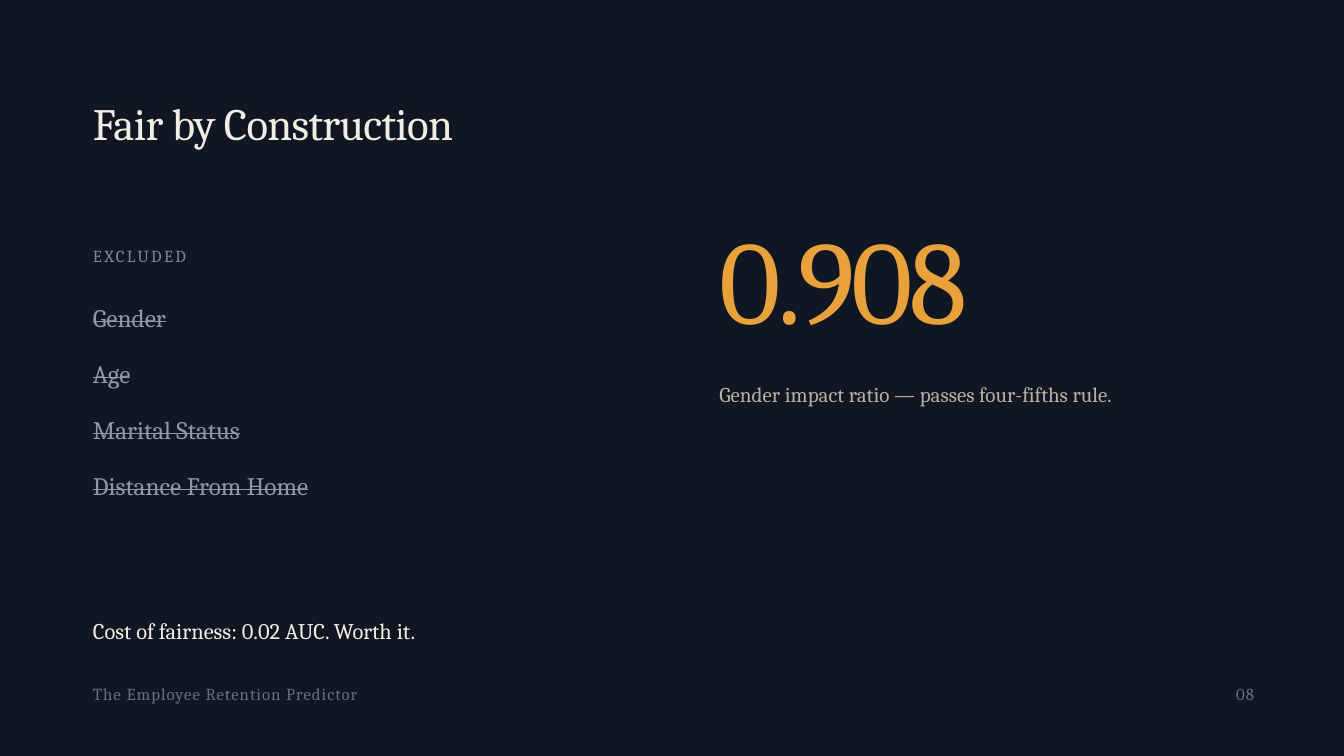
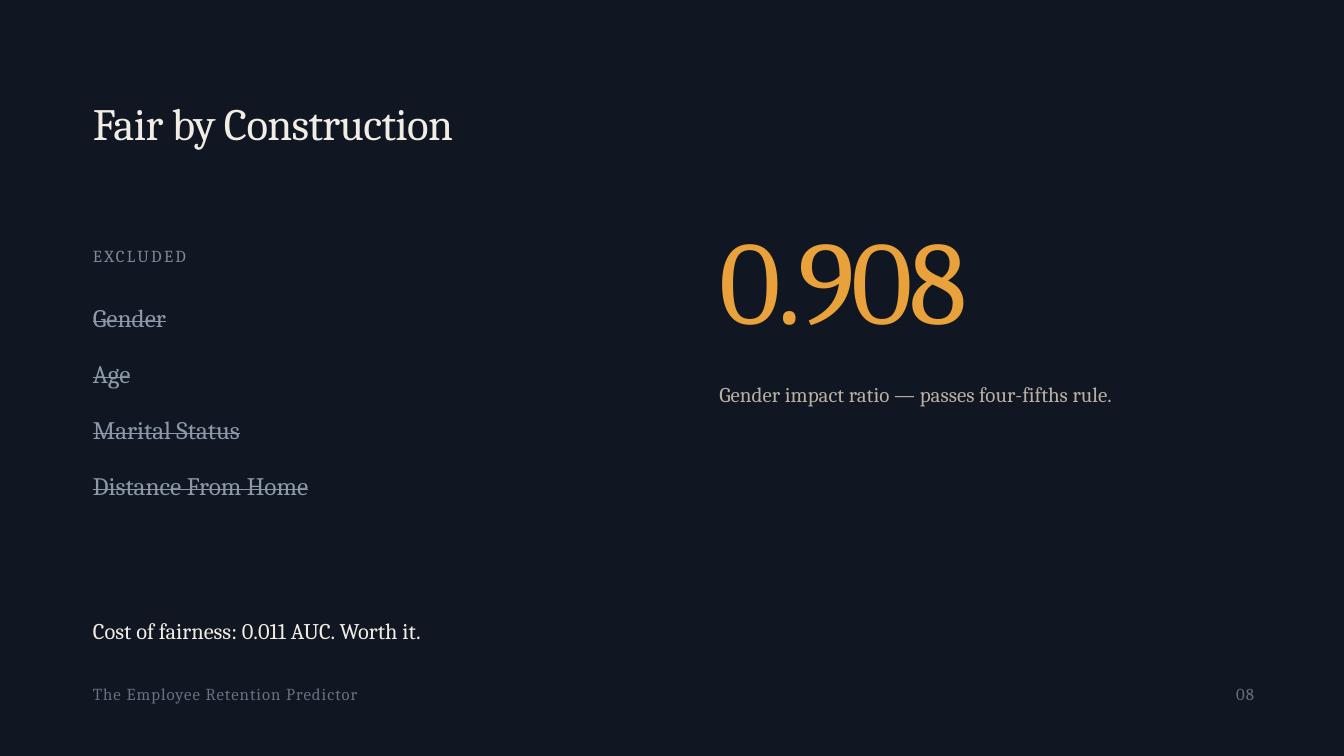
Before and after one commit to PWRoos/helix-retention-predictor, a slide deck: slide 8 of docs/Employee_Retention_Predictor_Capstone_Presentation.pptx. Drawn at 1344x756 pixels with LibreOffice and Linux fonts; fonts in the diff are those of the drawing. Boxes give left, top, right and bottom in pixels: in the first picture for what was removed or moved away, otherwise in the second. Text is boxed around its words. In the diff, an @@ line names an element or a change of style, - is before the commit and + after.

Commit message:
Update powerpoint to reflect new fairness audit figures

```diff
--- a/docs/Employee_Retention_Predictor_Capstone_Presentation.pptx
+++ b/docs/Employee_Retention_Predictor_Capstone_Presentation.pptx
@@ text at [93,623,420,640]: text changed @@
-Cost of fairness: 0.02 AUC. Worth it.
+Cost of fairness: 0.011 AUC. Worth it.
```
